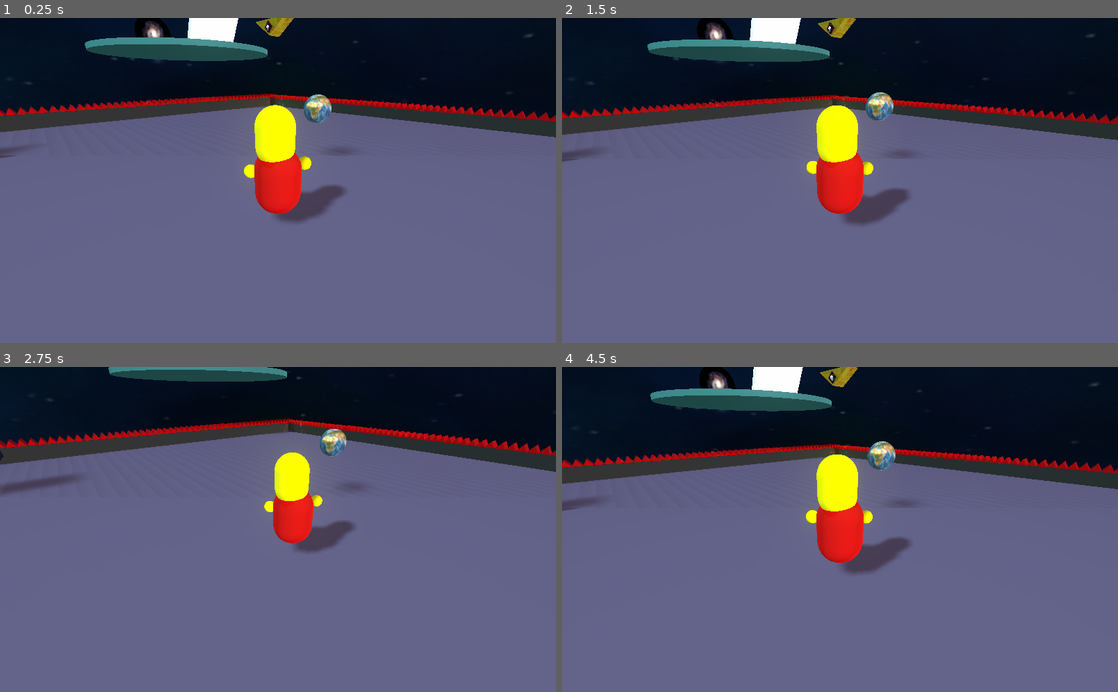
Above: before the commit, frames 1-4 (two rows, left to right).
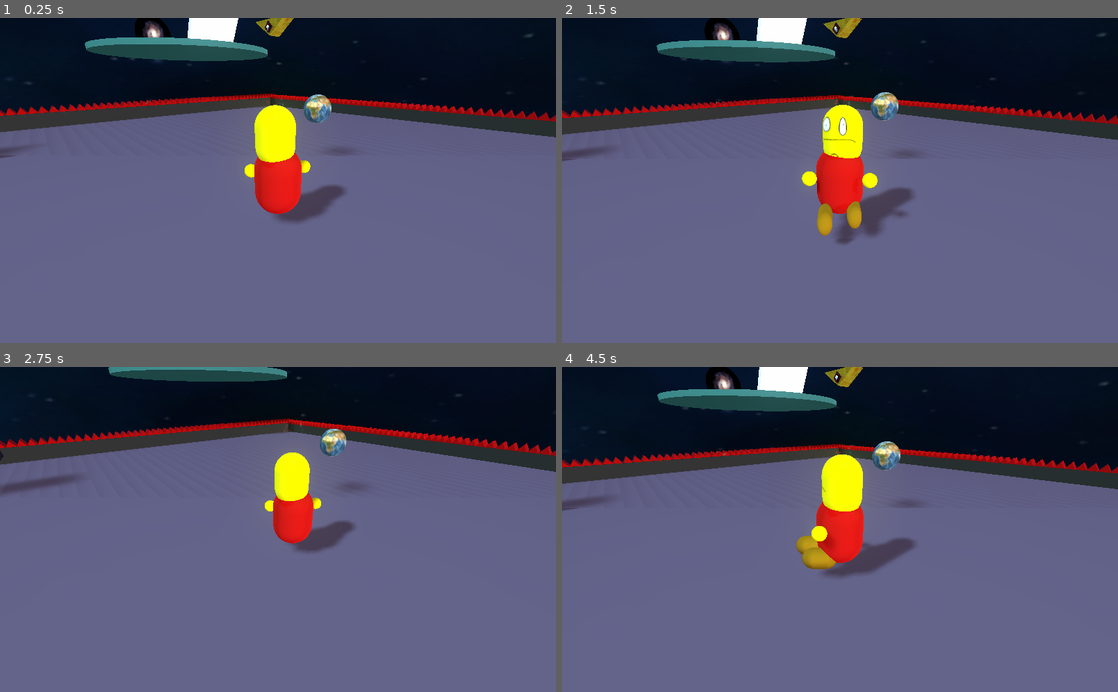
Above: after the commit, the same moments.

Repository: wjegbert/Stupid-games
Game: Godot game, scene res://Main.tscn
Two runs of this game, one before a commit and one after it. Both use one fixed random seed, a clock stepped at 60 frames per second and the inputs below.
Inputs:
- Up to frame 1 (0.25 s): no input
- Up to frame 2 (1.5 s): hold Right (ui_right) 0.53-1.28 s; hold Z 0.53-1.28 s; tap Space at 0.77 s; tap Enter at 1.25 s; hold Down (ui_down) from 1.28 s (still down); tap Z at 1.35 s
- Up to frame 3 (2.75 s): tap Space at 1.52 s; release Down (ui_down) at 2.03 s; hold Right (ui_right) from 2.03 s (still down); hold Z from 2.03 s (still down)
- Up to frame 4 (4.5 s): tap Space at 2.75, 3.02, 3.77 s; release Right (ui_right) at 2.78 s; release Z at 2.78 s; hold Up (ui_up) 2.78-3.53 s; tap Z at 2.85, 4.35 s; hold Z 3.53-4.28 s; hold Left (ui_left) from 3.53 s (still down); tap Enter at 4.25 s

The runs differ from the first frame. In frame 1, less than 0.1% of the frame differs, in the area x 43-56%, y 42-55%; in frame 2, 4.0%, in the area x 0-100%, y 0-70%; in frame 3, less than 0.1%; in frame 4, 3.3%.

Commit message:
Add files via upload

Diff:
--- a/CapsuleHead/Camera.gd
+++ b/CapsuleHead/Camera.gd
@@ -3,10 +3,12 @@
 # class member variables go here, for example:
 export var distance = 10.0
 export var height = 4.0
+var prev = Transform()
 
 func _ready():
 	set_physics_process(true)
 	set_as_toplevel(true)
+	prev = get_parent().get_global_transform().origin
 
 func _physics_process(delta):
 	var target = get_parent().get_global_transform().origin
@@ -18,3 +20,4 @@
 
 	pos = target + offset
 	look_at_from_position(pos, target, up)
+	prev = target
--- a/CapsuleHead/CapsuleHead.gd
+++ b/CapsuleHead/CapsuleHead.gd
@@ -4,7 +4,7 @@
 var gravity = -9.8
 var velocity = Vector3()
 var camera
-
+var character
 
 const SPEED = 6
 const ACCELL = 3
@@ -14,37 +14,39 @@
 onready var anim = get_node("AnimationPlayer")
 
 func _ready():
-#	camera = get_node("Target/Camera").get_global_transform()
+	character = get_node(".")
 	pass
 
 func _physics_process(delta):
 	var direction = Vector3()
 	camera = get_node("Body/Camera").get_global_transform()
-
+	var is_moving = false
 	if Input.is_action_pressed("ui_up"):
 		direction -= camera.basis[2]
+		is_moving = true
 		if (anim.is_playing()!=true):
 			anim.play("Walking")
 	if Input.is_action_pressed("ui_down"):
 		direction += camera.basis[2]
+		is_moving = true
 		if (anim.is_playing()!=true):
 			anim.play("Walking")
 	if Input.is_action_pressed("ui_left"):
-		if Input.is_action_pressed("ui_page_down"):
-			rotate_y(deg2rad(60*delta))
-		else:
-			direction -= camera.basis[0]/2
-			rotate_y(deg2rad(35*delta))
-			if (anim.is_playing()!=true):
-				anim.play("Walking")
+
+		direction -= camera.basis[0]
+#			rotate_y(deg2rad(35*delta))
+		is_moving = true
+		if (anim.is_playing()!=true):
+			anim.play("Walking")
 	if Input.is_action_pressed("ui_right"):
-		if Input.is_action_pressed("ui_page_down"):
-			rotate_y(deg2rad(-60*delta))
-		else:
-			direction += camera.basis[0]/2
-			rotate_y(deg2rad(-35*delta))
-			if (anim.is_playing()!=true):
-				anim.play("Walking")
+#		if Input.is_action_pressed("ui_page_down"):
+#			rotate_y(deg2rad(-60*delta))
+#		else:
+		direction += camera.basis[0]
+		is_moving = true
+#			rotate_y(deg2rad(-35*delta))
+		if (anim.is_playing()!=true):
+			anim.play("Walking")
 
 	direction.y = 0
 	direction = direction.normalized()
@@ -67,6 +69,12 @@
 
 	velocity = move_and_slide(velocity, Vector3(0,1,0))
 
+	if is_moving:
+		var angle = atan2(hv.x, hv.z)
+		var char_rot = character.get_rotation()
+		char_rot.y = angle
+		character.set_rotation(char_rot)
+
 	if is_on_floor() and Input.is_key_pressed(KEY_SPACE):
 		velocity.y =10
 
--- a/CapsuleHead/CapsuleHead.tscn
+++ b/CapsuleHead/CapsuleHead.tscn
@@ -249,23 +249,22 @@
 rings = 32
 is_hemisphere = false
 
-[sub_resource type="Animation" id=7]
-
-resource_name = "Walking"
-length = 0.6
+[sub_resource type="Animation" id=9]
+
+length = 0.5
 loop = false
 step = 0.02
 tracks/0/type = "value"
 tracks/0/path = NodePath("Body/Foot1:translation")
 tracks/0/interp = 1
-tracks/0/loop_wrap = false
+tracks/0/loop_wrap = true
 tracks/0/imported = false
 tracks/0/enabled = true
 tracks/0/keys = {
-"times": PoolRealArray( 0, 0.1, 0.2, 0.26, 0.32, 0.36, 0.42, 0.46, 0.5, 0.54 ),
-"transitions": PoolRealArray( 1, 1, 1, 1, 1, 1, 1, 1, 1, 1 ),
+"times": PoolRealArray( 0, 0.16, 0.3, 0.5 ),
+"transitions": PoolRealArray( 1, 1, 1, 1 ),
 "update": 0,
-"values": [ Vector3( 0, 0, 0 ), Vector3( 0.562955, 0.707772, 1.09338 ), Vector3( 0.562955, 1.64661, 1.09338 ), Vector3( 0.562955, 0.989914, 1.09338 ), Vector3( 0.562955, 1.61385, 1.09338 ), Vector3( 0.562955, 1.94176, 1.09338 ), Vector3( 0.562955, 1.37663, 1.09338 ), Vector3( 0.562955, 0.868848, 1.09338 ), Vector3( 0.562955, 0.381803, 1.09338 ), Vector3( 0.562955, 1.34386, 1.09338 ) ]
+"values": [ Vector3( 0.562955, 0.989914, 1.09338 ), Vector3( 0.562955, 0.707772, 1.09338 ), Vector3( 0.562955, 1.64661, 1.09338 ), Vector3( 0.562955, 0.989914, 1.09338 ) ]
 }
 tracks/1/type = "value"
 tracks/1/path = NodePath("Body/Foot2:translation")
@@ -274,10 +273,10 @@
 tracks/1/imported = false
 tracks/1/enabled = true
 tracks/1/keys = {
-"times": PoolRealArray( 0, 0.1, 0.2, 0.28, 0.32, 0.36, 0.42, 0.46, 0.5, 0.54 ),
-"transitions": PoolRealArray( 1, 1, 1, 1, 1, 1, 1, 1, 1, 1 ),
+"times": PoolRealArray( 0, 0.18, 0.32, 0.5 ),
+"transitions": PoolRealArray( 1, 1, 1, 1 ),
 "update": 0,
-"values": [ Vector3( -0.613173, 1.14746, 1.09339 ), Vector3( -0.613173, 1.58297, 1.09338 ), Vector3( -0.613173, 0.501273, 1.09339 ), Vector3( -0.613173, 1.45182, 1.09339 ), Vector3( -0.613173, 1.45495, 1.09339 ), Vector3( -0.613173, 0.677182, 1.09339 ), Vector3( -0.613173, 1.33817, 1.09339 ), Vector3( -0.613173, 1.72784, 1.09339 ), Vector3( -0.613173, 2.08787, 1.09339 ), Vector3( -0.613173, 1.41862, 1.09339 ) ]
+"values": [ Vector3( -0.613173, 1.14746, 1.09339 ), Vector3( -0.613173, 1.58297, 1.09338 ), Vector3( -0.613173, 0.501273, 1.09339 ), Vector3( -0.613173, 1.14746, 1.09339 ) ]
 }
 tracks/2/type = "value"
 tracks/2/path = NodePath("Body/hand2:translation")
@@ -286,10 +285,10 @@
 tracks/2/imported = false
 tracks/2/enabled = true
 tracks/2/keys = {
-"times": PoolRealArray( 0, 0.22, 0.36 ),
-"transitions": PoolRealArray( 1, 1, 1 ),
+"times": PoolRealArray( 0, 0.22, 0.36, 0.5 ),
+"transitions": PoolRealArray( 1, 1, 1, 1 ),
 "update": 0,
-"values": [ Vector3( 1.16177, 0.62914, -0.237297 ), Vector3( 1.16177, 1.17955, -0.571641 ), Vector3( 1.16177, -0.374808, -0.0382516 ) ]
+"values": [ Vector3( 1.16177, 0.62914, -0.237297 ), Vector3( 1.16177, 1.17955, -0.571641 ), Vector3( 1.16177, -0.374808, -0.0382516 ), Vector3( 1.16177, 0.62914, -0.237297 ) ]
 }
 tracks/3/type = "value"
 tracks/3/path = NodePath("Body/hand3:translation")
@@ -298,20 +297,19 @@
 tracks/3/imported = false
 tracks/3/enabled = true
 tracks/3/keys = {
-"times": PoolRealArray( 0, 0.22, 0.36 ),
-"transitions": PoolRealArray( 1, 1, 1 ),
+"times": PoolRealArray( 0, 0.2, 0.32, 0.5 ),
+"transitions": PoolRealArray( 1, 1, 1, 1 ),
 "update": 0,
-"values": [ Vector3( -1.23899, 0.76668, -0.32256 ), Vector3( -1.23899, 0.0396955, -0.32256 ), Vector3( -1.23899, 1.15068, -0.770103 ) ]
+"values": [ Vector3( -1.23899, 0.76668, -0.32256 ), Vector3( -1.23899, 0.0396955, -0.32256 ), Vector3( -1.23899, 1.15068, -0.770103 ), Vector3( -1.23899, 0.76668, -0.32256 ) ]
 }
 
-[sub_resource type="CapsuleShape" id=8]
+[sub_resource type="CapsuleShape" id=10]
 
 radius = 1.0
 height = 1.0
 
-[node name="CapsuleHead" type="KinematicBody"]
-
-transform = Transform( 1, 0, 0, 0, 1, 0, 0, 0, 1, -2.64664, -0.939486, -3.97318 )
+[node name="CapsuleHead" type="KinematicBody" index="0"]
+
 input_ray_pickable = true
 input_capture_on_drag = false
 collision_layer = 1
@@ -370,7 +368,7 @@
 
 [node name="Foot2" type="MeshInstance" parent="Body" index="1"]
 
-transform = Transform( 0.3, 0, 0, 0, -2.18557e-008, 0.5, 0, -0.5, -2.18557e-008, -0.613173, 1.45263, 1.09339 )
+transform = Transform( 0.3, 0, 0, 0, -2.18557e-008, 0.5, 0, -0.5, -2.18557e-008, -0.613173, 1.14746, 1.09339 )
 layers = 1
 material_override = null
 cast_shadow = 1
@@ -404,7 +402,7 @@
 
 [node name="Foot1" type="MeshInstance" parent="Body" index="3"]
 
-transform = Transform( 0.3, 0, 0, 0, -2.18557e-008, 0.5, 0, -0.5, -2.18557e-008, 0.562955, 1.30557, 1.09338 )
+transform = Transform( 0.3, 0, 0, 0, -2.18557e-008, 0.5, 0, -0.5, -2.18557e-008, 0.562955, 0.989914, 1.09338 )
 layers = 1
 material_override = null
 cast_shadow = 1
@@ -421,34 +419,34 @@
 
 [node name="hand2" type="MeshInstance" parent="Body" index="4"]
 
-transform = Transform( 0.3, 0, 0, 0, 0.3, 0, 0, 0, 0.3, 1.16177, 0.398432, -0.303595 )
-layers = 1
-material_override = null
-cast_shadow = 1
-extra_cull_margin = 0.0
-use_in_baked_light = false
-lod_min_distance = 0.0
-lod_min_hysteresis = 0.0
-lod_max_distance = 0.0
-lod_max_hysteresis = 0.0
-mesh = SubResource( 9 )
+transform = Transform( 0.3, 0, 0, 0, 0.3, 0, 0, 0, 0.3, 1.16177, 0.62914, -0.237297 )
+layers = 1
+material_override = null
+cast_shadow = 1
+extra_cull_margin = 0.0
+use_in_baked_light = false
+lod_min_distance = 0.0
+lod_min_hysteresis = 0.0
+lod_max_distance = 0.0
+lod_max_hysteresis = 0.0
+mesh = SubResource( 8 )
 skeleton = NodePath("..")
 material/0 = null
 _sections_unfolded = [ "Transform" ]
 
 [node name="hand3" type="MeshInstance" parent="Body" index="5"]
 
-transform = Transform( 0.3, 0, 0, 0, 0.3, 0, 0, 0, 0.3, -1.23899, 0.598002, -0.547465 )
-layers = 1
-material_override = null
-cast_shadow = 1
-extra_cull_margin = 0.0
-use_in_baked_light = false
-lod_min_distance = 0.0
-lod_min_hysteresis = 0.0
-lod_max_distance = 0.0
-lod_max_hysteresis = 0.0
-mesh = SubResource( 9 )
+transform = Transform( 0.3, 0, 0, 0, 0.3, 0, 0, 0, 0.3, -1.23899, 0.76668, -0.32256 )
+layers = 1
+material_override = null
+cast_shadow = 1
+extra_cull_margin = 0.0
+use_in_baked_light = false
+lod_min_distance = 0.0
+lod_min_hysteresis = 0.0
+lod_max_distance = 0.0
+lod_max_hysteresis = 0.0
+mesh = SubResource( 8 )
 skeleton = NodePath("..")
 material/0 = null
 _sections_unfolded = [ "Transform" ]
@@ -460,10 +458,10 @@
 playback_process_mode = 1
 playback_default_blend_time = 0.0
 playback_speed = 1.0
-anims/Walking = SubResource( 7 )
+anims/Walking = SubResource( 9 )
 blend_times = [  ]
 
 [node name="CollisionShape" type="CollisionShape" parent="." index="3"]
 
-shape = SubResource( 8 )
+shape = SubResource( 10 )
 disabled = false
--- a/CapsuleHead/Main.tscn
+++ b/CapsuleHead/Main.tscn
@@ -98,7 +98,7 @@
 adjustment_saturation = 1.0
 _sections_unfolded = [ "Background" ]
 
-[node name="Main" type="Spatial"]
+[node name="Main" type="Spatial" index="0"]
 
 script = ExtResource( 1 )
 _sections_unfolded = [ "Transform" ]
Not shown: 2 places in CapsuleHead/CapsuleHead.tscn that only renumber resources
Not shown, added: CapsuleHead/export_presets.cfg
